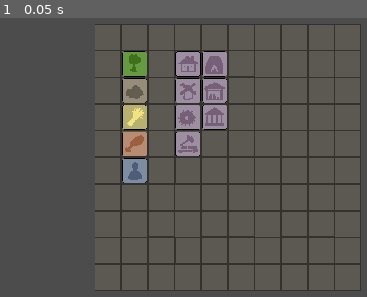
Above: before the commit, frame 1.
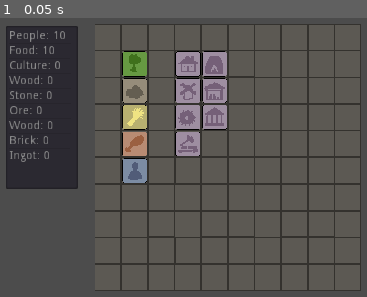
Above: after the commit, the same moment.

Repository: CertifiedIdiots/Resource-Battler
Game: Godot game, scene res://Main.tscn
Two runs of this game, one before a commit and one after it. Both use one fixed random seed, a clock stepped at 60 frames per second and the inputs below.
Inputs:
- Up to frame 1 (0.05 s): no input

The runs differ from the first frame. In frame 1, 11% of the frame differs, in the area x 1-22%, y 2-62%.

Commit message:
basic interaction

Diff:
--- a/Game/Actions/Craft.gd
+++ b/Game/Actions/Craft.gd
@@ -1,9 +1,18 @@
 class_name Craft
-extends Gamestate
+extends Node
+
+onready var gamestate = get_node("/root/Gamestate")
+onready var itemlist = get_node("/root/Gamestate/Control/ItemList")
 
 func house_click(viewport, event, shape_idx):
 	if (event.is_pressed()):
-		print(materials["wood"])
+		if gamestate.materials["wood"] >= 2:
+			gamestate.materials["wood"] -= 2
+			gamestate.materials["plank"] += 1
+			print(gamestate.materials["wood"], " wood")
+			print(gamestate.materials["plank"], " planks")
+			itemlist.set_item_text(3, str("Wood: ", gamestate.materials["wood"]))
+			itemlist.set_item_text(6, str("Plank: ", gamestate.materials["plank"]))
 
 #func brick():
 #
--- a/Game/Actions/Gather.gd
+++ b/Game/Actions/Gather.gd
@@ -1,35 +1,39 @@
 class_name Gather
-extends Gamestate
+extends Node
+
+onready var gamestate = get_node("/root/Gamestate")
+onready var itemlist = get_node("/root/Gamestate/Control/ItemList")
 
 func tree(viewport, event, shape_idx):
 	if (event.is_pressed()):
-		materials["wood"] += 1
-		print("+1 wood")
-		print(materials["wood"])
+		gamestate.materials["wood"] += 2
+		print(gamestate.materials["wood"], " wood")
+		itemlist.set_item_text(3, str("Wood: ", gamestate.materials["wood"]))
 
 func rock(viewport, event, shape_idx):
 	if (event.is_pressed()):
-		materials["stone"] += 1
-		materials["ore"] += 1
-		print("+1 stone")
-		print("+1 ore")
-		print(materials["stone"])
-		print(materials["ore"])
+		gamestate.materials["stone"] += 1
+		gamestate.materials["ore"] += 1
+		print(gamestate.materials["stone"], " stone")
+		print(gamestate.materials["ore"], " ore")
+		itemlist.set_item_text(4, str("Stone: ", gamestate.materials["stone"]))
+		itemlist.set_item_text(5, str("Ore: ", gamestate.materials["ore"]))
 
 func wheat(viewport, event, shape_idx):
 	if (event.is_pressed()):
-		get_node(".").food += 1
-		print("+1 food")
-		print(get_node(".").food)
+		gamestate.food += 1
+		print(gamestate.food, " food")
+		itemlist.set_item_text(1, str("Food: ", gamestate.food))
 
 func animal(viewport, event, shape_idx):
 	if (event.is_pressed()):
-		food += 2
-		print("+2 food")
-		print(food)
+		gamestate.food += 2
+		print(gamestate.food, " food")
+		itemlist.set_item_text(1, str("Food: ", gamestate.food))
 
 func people(viewport, event, shape_idx):
 	if (event.is_pressed()):
-		people += 5
+		gamestate.people += 5
 		print("+5 people")
-		print(people)
+		print(gamestate.people, " people")
+		itemlist.set_item_text(0, str("People: ", gamestate.people))
--- a/Main.tscn
+++ b/Main.tscn
@@ -15,55 +15,68 @@
 [ext_resource path="res://Game/Tiles/MonumentTile.tscn" type="PackedScene" id=13]
 [ext_resource path="res://Game/System/Gamestate.gd" type="Script" id=14]
 [ext_resource path="res://Game/System/Boardstate.gd" type="Script" id=15]
+[ext_resource path="res://UI/ResourceTracker.gd" type="Script" id=16]
 
-[node name="Node" type="Node"]
-
-[node name="Gamestate" type="Node2D" parent="."]
+[node name="Gamestate" type="Node2D"]
 script = ExtResource( 14 )
 
-[node name="Boardstate" type="TileMap" parent="Gamestate"]
+[node name="Boardstate" type="TileMap" parent="."]
 tile_set = ExtResource( 1 )
 format = 1
 tile_data = PoolIntArray( 196618, 0, 0, 196619, 0, 0, 196620, 0, 0, 196621, 0, 0, 196622, 0, 0, 196623, 0, 0, 196624, 0 …(1307 unchanged characters)…
 script = ExtResource( 15 )
 
-[node name="TreeTile" parent="Gamestate/Boardstate" instance=ExtResource( 7 )]
+[node name="TreeTile" parent="Boardstate" instance=ExtResource( 7 )]
 position = Vector2( 736, 288 )
 
-[node name="RockTile" parent="Gamestate/Boardstate" instance=ExtResource( 6 )]
+[node name="RockTile" parent="Boardstate" instance=ExtResource( 6 )]
 position = Vector2( 736, 352 )
 
-[node name="WheatTile" parent="Gamestate/Boardstate" instance=ExtResource( 8 )]
+[node name="WheatTile" parent="Boardstate" instance=ExtResource( 8 )]
 position = Vector2( 736, 416 )
 
-[node name="AnimalTile" parent="Gamestate/Boardstate" instance=ExtResource( 4 )]
+[node name="AnimalTile" parent="Boardstate" instance=ExtResource( 4 )]
 position = Vector2( 736, 480 )
 
-[node name="PeopleTile" parent="Gamestate/Boardstate" instance=ExtResource( 9 )]
+[node name="PeopleTile" parent="Boardstate" instance=ExtResource( 9 )]
 position = Vector2( 736, 544 )
 
-[node name="HouseTile" parent="Gamestate/Boardstate" instance=ExtResource( 2 )]
+[node name="HouseTile" parent="Boardstate" instance=ExtResource( 2 )]
 position = Vector2( 864, 288 )
 
-[node name="FarmTile" parent="Gamestate/Boardstate" instance=ExtResource( 10 )]
+[node name="FarmTile" parent="Boardstate" instance=ExtResource( 10 )]
 position = Vector2( 864, 352 )
 
-[node name="SawmillTile" parent="Gamestate/Boardstate" instance=ExtResource( 11 )]
+[node name="SawmillTile" parent="Boardstate" instance=ExtResource( 11 )]
 position = Vector2( 864, 416 )
 
-[node name="StonemasonTile" parent="Gamestate/Boardstate" instance=ExtResource( 5 )]
+[node name="StonemasonTile" parent="Boardstate" instance=ExtResource( 5 )]
 position = Vector2( 864, 480 )
 
-[node name="FoundryTile" parent="Gamestate/Boardstate" instance=ExtResource( 3 )]
+[node name="FoundryTile" parent="Boardstate" instance=ExtResource( 3 )]
 position = Vector2( 928, 288 )
 
-[node name="WarehouseTile" parent="Gamestate/Boardstate" instance=ExtResource( 12 )]
+[node name="WarehouseTile" parent="Boardstate" instance=ExtResource( 12 )]
 position = Vector2( 928, 352 )
 
-[node name="MonumentTile" parent="Gamestate/Boardstate" instance=ExtResource( 13 )]
+[node name="MonumentTile" parent="Boardstate" instance=ExtResource( 13 )]
 position = Vector2( 928, 416 )
 
-[connection signal="input_event" from="Gamestate/Boardstate/RockTile" to="Gamestate/Boardstate/RockTile" method="rock"]
-[connection signal="input_event" from="Gamestate/Boardstate/WheatTile" to="Gamestate/Boardstate/WheatTile" method="wheat"]
-[connection signal="input_event" from="Gamestate/Boardstate/AnimalTile" to="Gamestate/Boardstate/AnimalTile" method="animal"]
-[connection signal="input_event" from="Gamestate/Boardstate/PeopleTile" to="Gamestate/Boardstate/PeopleTile" method="people"]
+[node name="Control" type="Control" parent="."]
+anchor_right = 1.0
+anchor_bottom = 1.0
+
+[node name="ItemList" type="ItemList" parent="Control"]
+margin_left = 427.0
+margin_top = 197.0
+margin_right = 513.0
+margin_bottom = 392.0
+rect_scale = Vector2( 2, 2 )
+mouse_filter = 2
+script = ExtResource( 16 )
+
+[connection signal="input_event" from="Boardstate/RockTile" to="Boardstate/RockTile" method="rock"]
+[connection signal="input_event" from="Boardstate/WheatTile" to="Boardstate/WheatTile" method="wheat"]
+[connection signal="input_event" from="Boardstate/AnimalTile" to="Boardstate/AnimalTile" method="animal"]
+[connection signal="input_event" from="Boardstate/PeopleTile" to="Boardstate/PeopleTile" method="people"]
+[connection signal="ready" from="Control/ItemList" to="Control/ItemList" method="start"]
--- /dev/null
+++ b/UI/Interface.tscn
@@ -0,0 +1,11 @@
+[gd_scene format=2]
+
+[node name="Control" type="Control"]
+anchor_right = 1.0
+anchor_bottom = 1.0
+
+[node name="RichTextLabel" type="RichTextLabel" parent="."]
+margin_left = 288.0
+margin_top = 32.0
+margin_right = 640.0
+margin_bottom = 128.0
--- /dev/null
+++ b/UI/ResourceTracker.gd
@@ -0,0 +1,14 @@
+extends ItemList
+
+onready var gamestate = get_node("/root/Gamestate")
+
+func start():
+	self.add_item(str("People: ", gamestate.people))
+	self.add_item(str("Food: ", gamestate.food))
+	self.add_item(str("Culture: ", gamestate.culture))
+	self.add_item(str("Wood: ", gamestate.materials["wood"]))
+	self.add_item(str("Stone: ", gamestate.materials["stone"]))
+	self.add_item(str("Ore: ", gamestate.materials["ore"]))
+	self.add_item(str("Wood: ", gamestate.materials["plank"]))
+	self.add_item(str("Brick: ", gamestate.materials["brick"]))
+	self.add_item(str("Ingot: ", gamestate.materials["ingot"]))
--- a/project.godot
+++ b/project.godot
@@ -9,7 +9,7 @@
 config_version=4
 
 _global_script_classes=[ {
-"base": "Gamestate",
+"base": "Node",
 "class": "Craft",
 "language": "GDScript",
 "path": "res://Game/Actions/Craft.gd"
@@ -19,7 +19,7 @@
 "language": "GDScript",
 "path": "res://Game/System/Gamestate.gd"
 }, {
-"base": "Gamestate",
+"base": "Node",
 "class": "Gather",
 "language": "GDScript",
 "path": "res://Game/Actions/Gather.gd"
Not shown: 1 places in Main.tscn that only renumber resources
